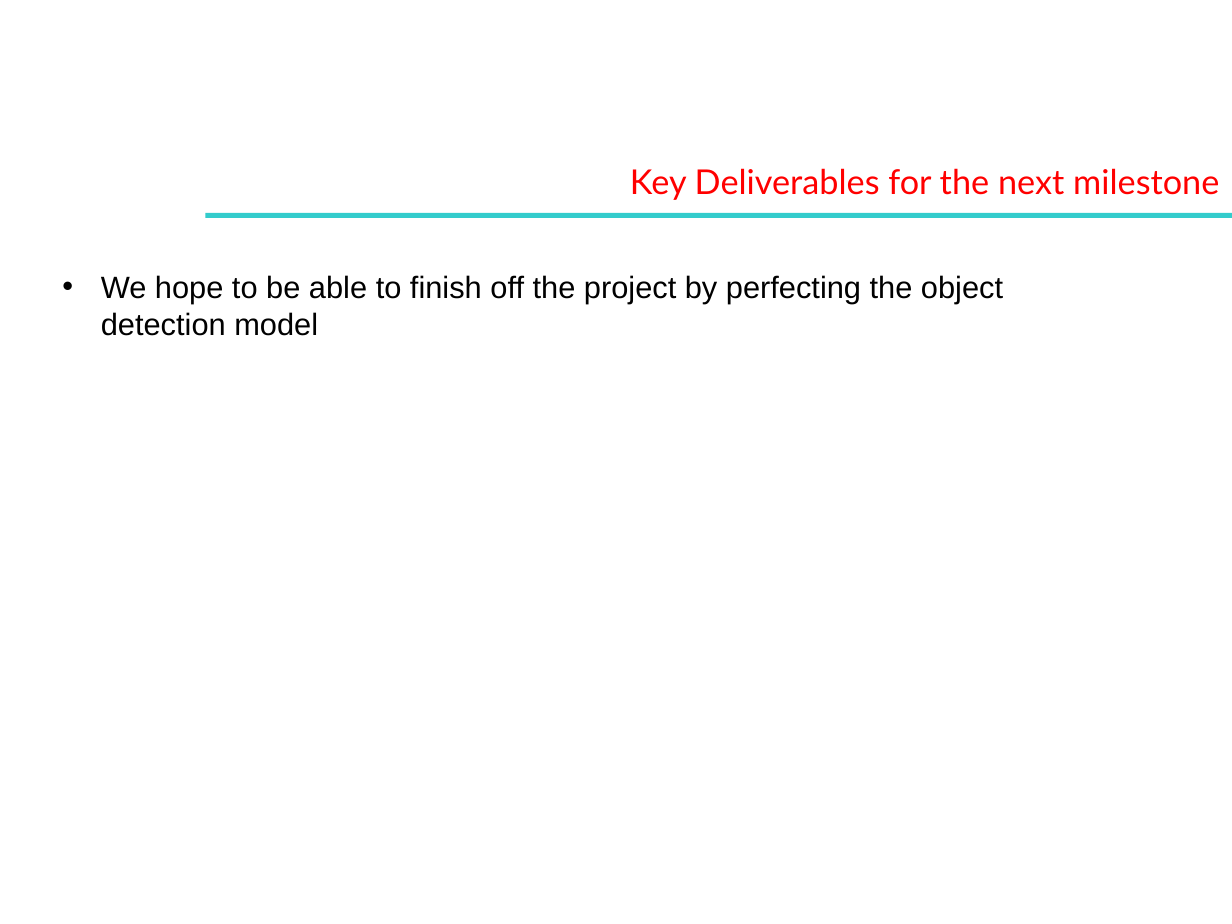
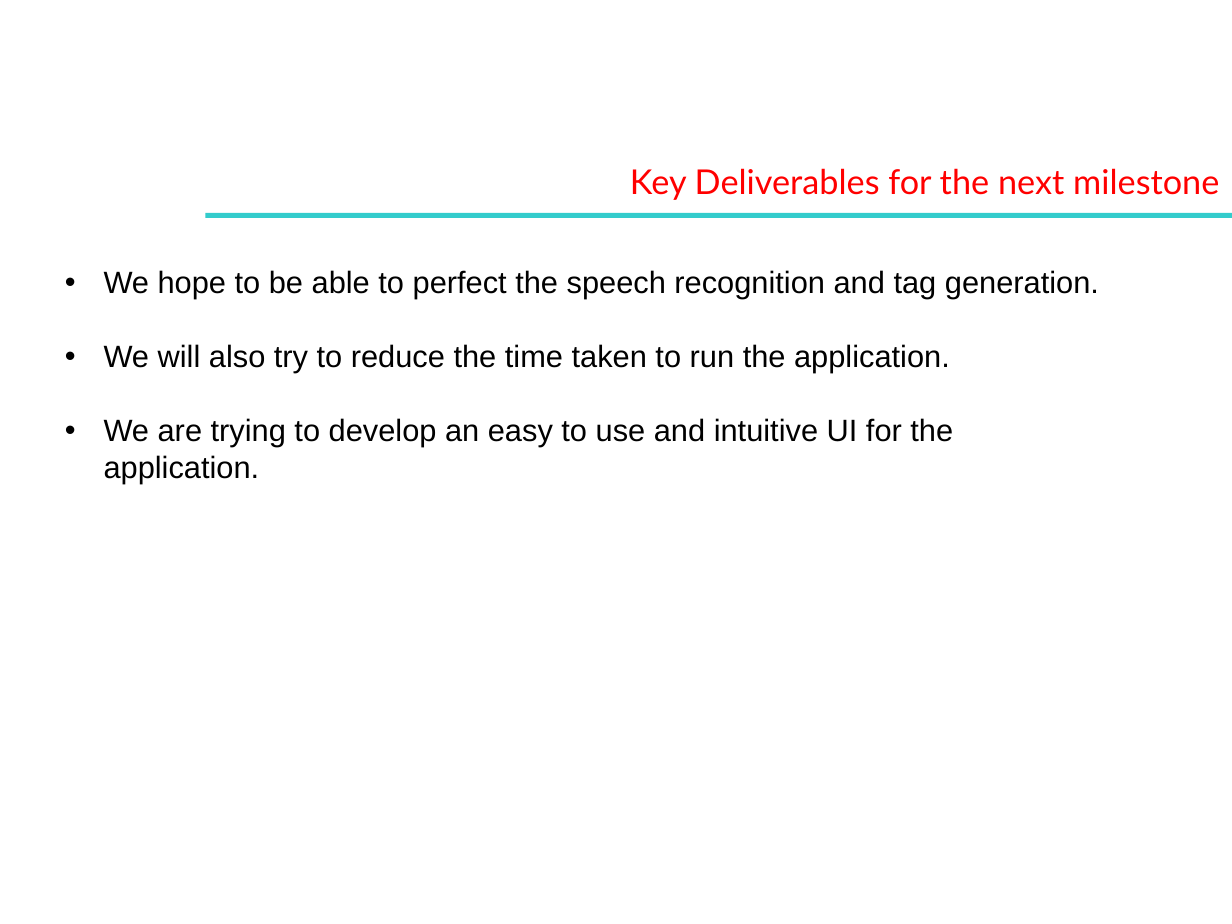
Before and after one commit to aditeyabaral/natural-language-database-querying, a slide deck: slide 6 of Presentation/Intel Contest_template.pptx. Drawn at 1232x924 pixels with LibreOffice and Linux fonts; fonts in the diff are those of the drawing; background and template pictures are left out. Boxes give left, top, right and bottom in pixels: in the first picture for what was removed or moved away, otherwise in the second. Text is boxed around its words. In the diff, an @@ line names an element or a change of style, - is before the commit and + after.

```diff
--- a/Presentation/Intel Contest_template.pptx
+++ b/Presentation/Intel Contest_template.pptx
@@ text at [104,270,1099,484]: text changed @@
-• We hope to be able to finish off the project by perfecting the object detection model
+• We hope to be able to perfect the speech recognition and tag generation.
+• We will also try to reduce the time taken to run the application.
+• We are trying to develop an easy to use and intuitive UI for the application.
```
Also in this commit, not shown: 6 other slides changed, 1 other file.
